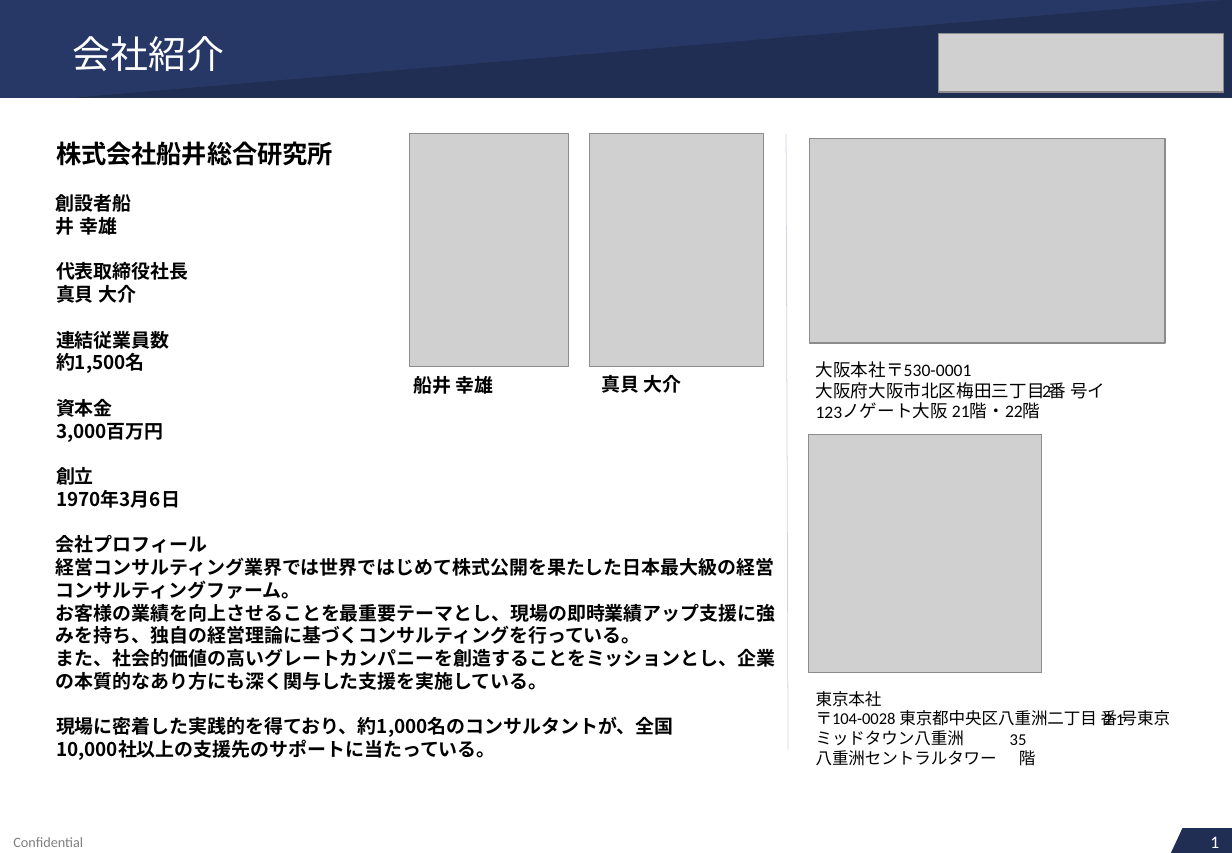
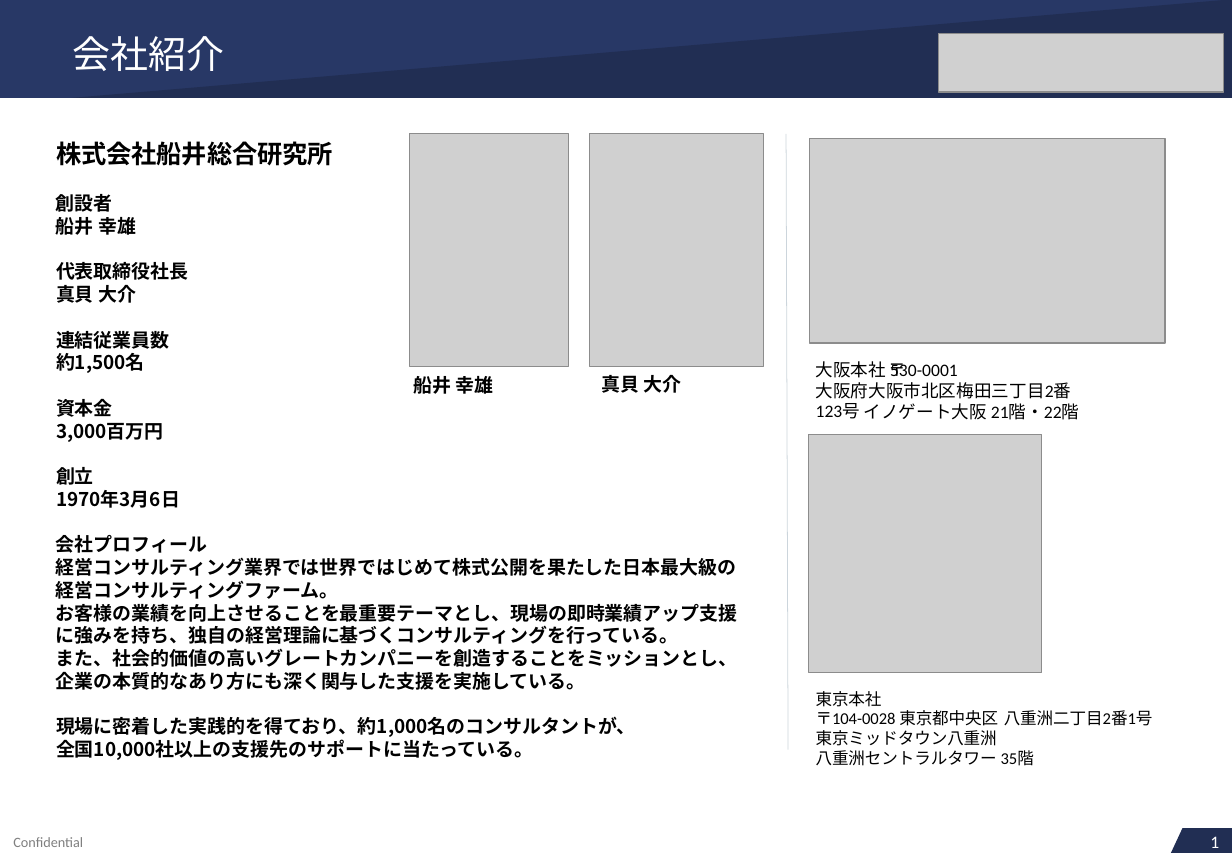
Before and after one commit to soshiro-iki-sys/-, a slide deck: slide 2 of proposals/REVIVAL_LINK様_ご提案書.pptx. Drawn at 1232x853 pixels with LibreOffice and Linux fonts; fonts in the diff are those of the drawing; grey boxes stand for pictures. Boxes give left, top, right and bottom in pixels: in the first picture for what was removed or moved away, otherwise in the second. Text is boxed around its words. In the diff, an @@ line names an element or a change of style, - is before the commit and + after.

```diff
--- a/proposals/REVIVAL_LINK様_ご提案書.pptx
+++ b/proposals/REVIVAL_LINK様_ご提案書.pptx
@@ text at [56, 194, 136, 235]: spaces changed @@
-創設者船井 幸雄
+創設者
+船井 幸雄
@@ text at [816, 361, 1072, 419]: text changed @@
-大阪本社〒530-0001
-大阪府大阪市北区梅田三丁目 番 号イノゲート大阪 21階・22階
+大阪本社 530-0001
+大阪府大阪市北区梅田三丁目2番
+123号
@@ text added at [889, 363, 907, 376], 11.1 pt, text #000000 @@
+〒
@@ text removed at [1042, 383, 1051, 397] @@
-2
@@ text removed at [816, 406, 843, 418] @@
-123
@@ text added at [864, 403, 1080, 420], 11.1 pt, text #000000 @@
+イノゲート大阪 21階・22階
@@ text at [56, 557, 738, 690]: spaces changed @@
-経営コンサルティング業界では世界ではじめて株式公開を果たした日本最大級の経営コンサルティングファーム。
-お客様の業績を向上させることを最重要テーマとし、現場の即時業績アップ支援に強みを持ち、独自の経営理論に基づくコンサルティングを行っている。
-また、社会的価値の高いグレートカンパニーを創造することをミッションとし、企業の本質的なあり方にも深く関与した支援を実施している。
+経営コンサルティング業界では世界ではじめて株式公開を果たした日本最大級の
+経営コンサルティングファーム。
+お客様の業績を向上させることを最重要テーマとし、現場の即時業績アップ支援
+に強みを持ち、独自の経営理論に基づくコンサルティングを行っている。
+また、社会的価値の高いグレートカンパニーを創造することをミッションとし、
+企業の本質的なあり方にも深く関与した支援を実施している。
@@ text at [56, 716, 636, 760]: spaces changed @@
-現場に密着した実践的を得ており、約1,000名のコンサルタントが、全国10,000社以上の支援先のサポートに当たっている。
+現場に密着した実践的を得ており、約1,000名のコンサルタントが、
+全国10,000社以上の支援先のサポートに当たっている。
@@ text at [816, 710, 1034, 766]: text changed @@
-〒104-0028 東京都中央区八重洲二丁目 番 号東京ミッドタウン八重洲
-八重洲セントラルタワー
+〒104-0028 東京都中央区
+東京ミッドタウン八重洲
+八重洲セントラルタワー 35階
@@ text added at [1004, 710, 1153, 726], 10.5 pt, text #000000 @@
+八重洲二丁目2番1号
@@ text removed at [1104, 712, 1124, 730] @@
-2 1
@@ text removed at [1010, 734, 1027, 745] @@
-35
@@ text removed at [1019, 750, 1036, 766] @@
-階
```
Also in this commit, not shown: 51 other slides changed, 4 other files.
